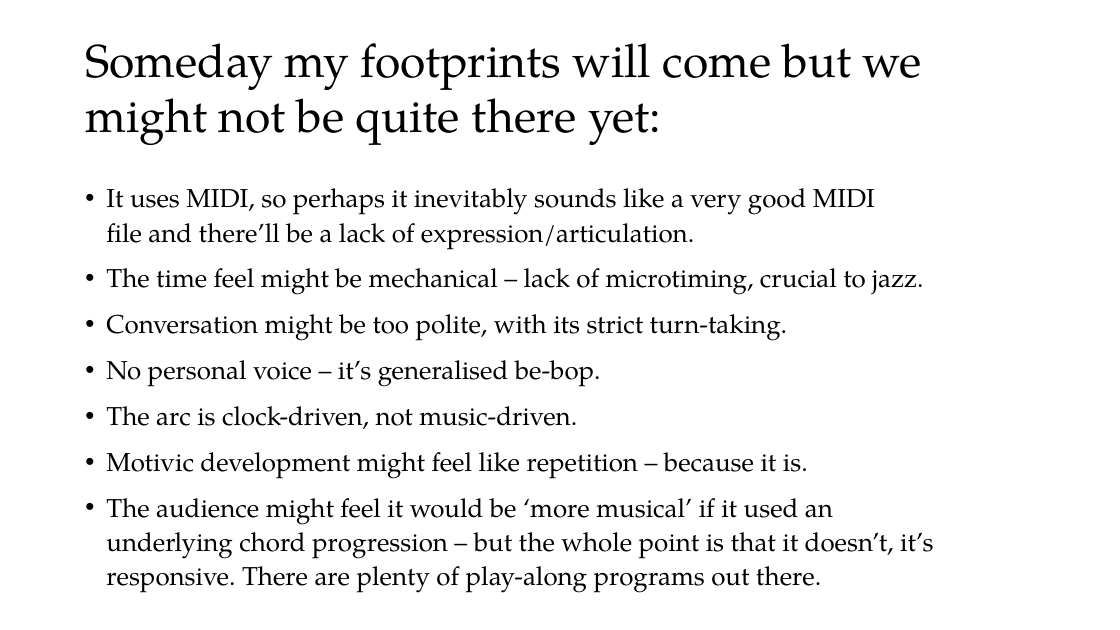
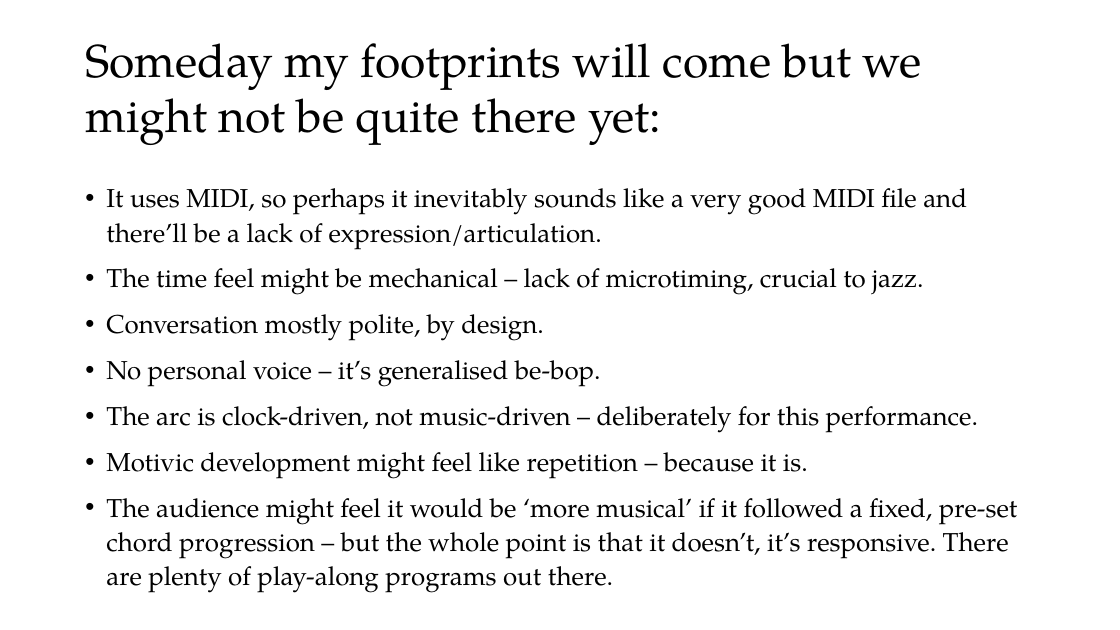
Before and after one commit to davidderoure/wolfson, a slide deck: slide 11 of docs/wolfson.pptx. Drawn at 1120x630 pixels with LibreOffice and Linux fonts; fonts in the diff are those of the drawing. Boxes give left, top, right and bottom in pixels: in the first picture for what was removed or moved away, otherwise in the second. Text is boxed around its words. In the diff, an @@ line names an element or a change of style, - is before the commit and + after.

```diff
--- a/docs/wolfson.pptx
+++ b/docs/wolfson.pptx
@@ text at [106,314,544,341]: text changed @@
-• Conversation might be too polite, with its strict turn-taking.
+• Conversation mostly polite, by design.
@@ text at [106,406,978,433]: text changed @@
-• The arc is clock-driven, not music-driven.
+• The arc is clock-driven, not music-driven – deliberately for this performance.
@@ text at [106,498,1018,593]: text changed @@
-• The audience might feel it would be ‘more musical’ if it used an underlying chord progression – but the whole point is that it doesn’t, it’s responsive. There are plenty of play-along programs out there.
+• The audience might feel it would be ‘more musical’ if it followed a fixed, pre-set chord progression – but the whole point is that it doesn’t, it’s responsive. There are plenty of play-along programs out there.
```
Also in this commit, not shown: 1 other file.
